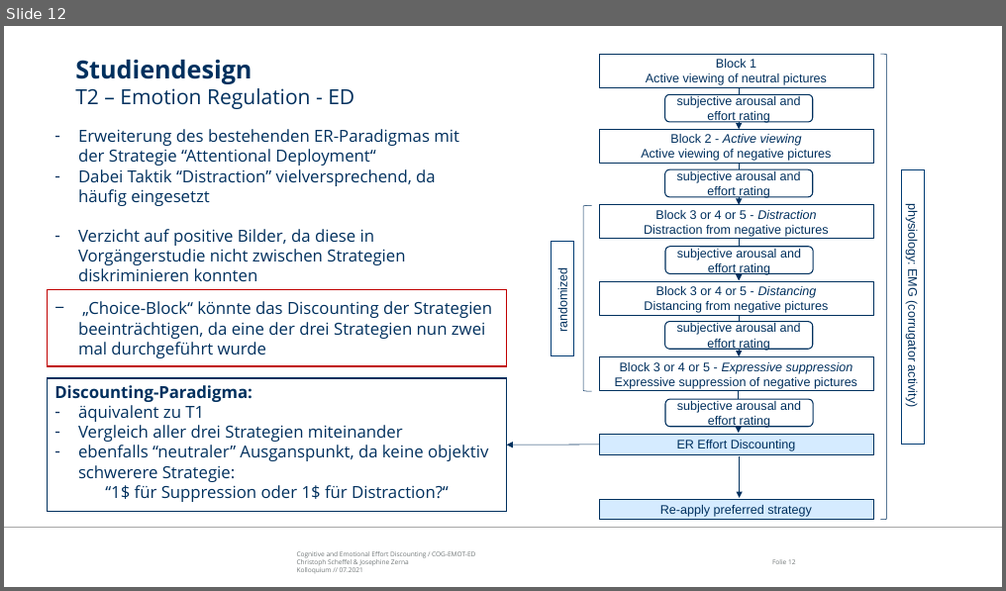
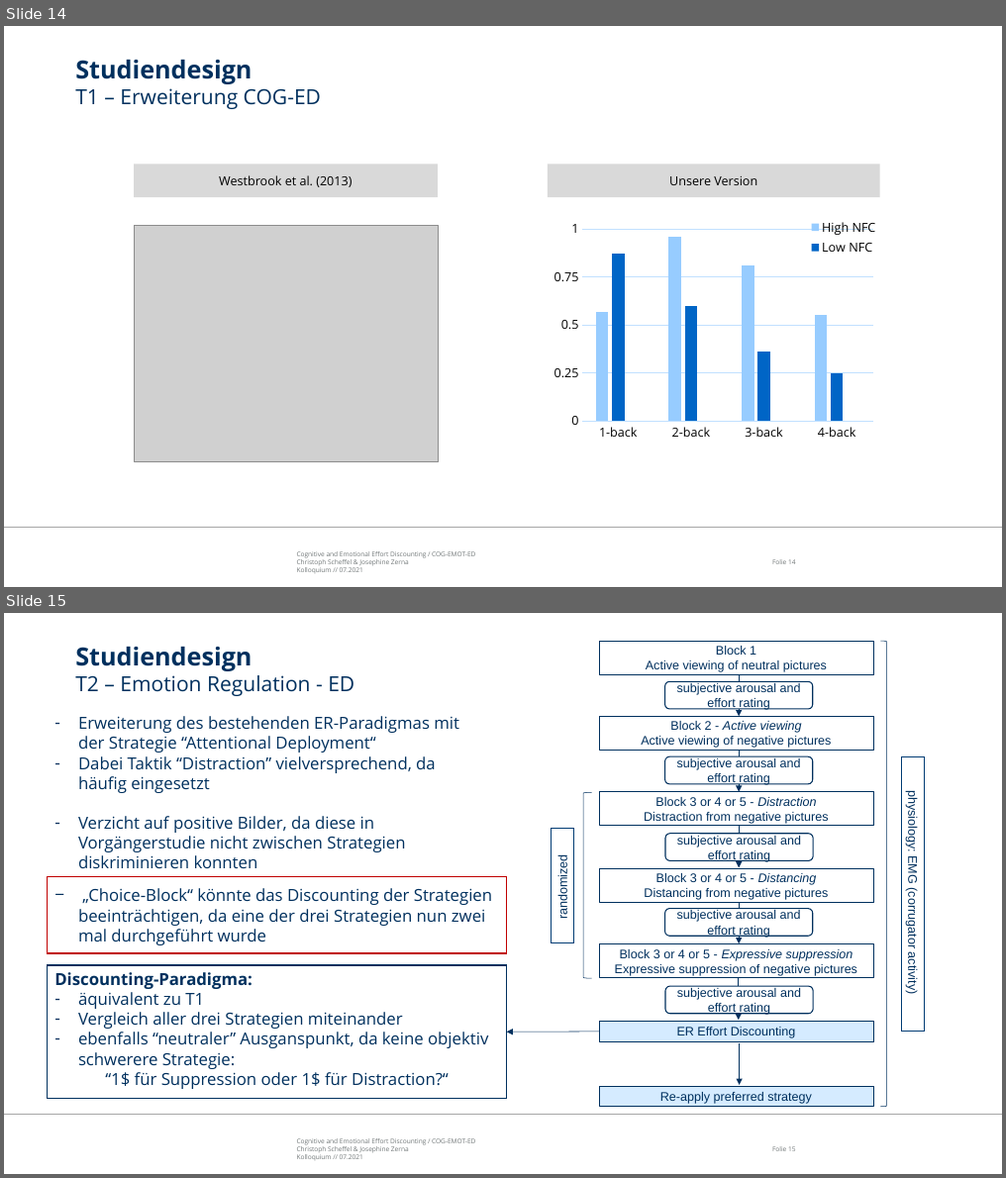
Before and after one commit to ChScheffel/CAD, a slide deck: 99_Thinktank/Talks/21-07-06_Kolloquium/Kolloquium_COG-ER-ED.pptx. Shown one above the other, each under a label of ours: slide 12 before the commit, slides 14 and 15 after it. The pictures are 1006x591 and 1006x1178 pixels, drawn with LibreOffice and Linux fonts; fonts in the diff are those of the drawing; grey boxes stand for pictures; background and template pictures are left out. Boxes give left, top, right and bottom in pixels: in the first picture for what was removed or moved away, otherwise in the second. Text is boxed around its words. In the diff, an @@ line names an element or a change of style, - is before the commit and + after.

```diff
--- a/99_Thinktank/Talks/21-07-06_Kolloquium/Kolloquium_COG-ER-ED.pptx
+++ b/99_Thinktank/Talks/21-07-06_Kolloquium/Kolloquium_COG-ER-ED.pptx
@@ slide 14 added at (x1=4, y1=26, x2=1002, y2=587), background #FFFFFF; not listed: 3 template elements that a slide beside it also shows @@
@@ title added at (x1=75, y1=60, x2=321, y2=109), 20 pt, text #00305E @@
+Studiendesign
+T1 – Erweiterung COG-ED
@@ rectangle added at (x1=134, y1=164, x2=438, y2=197), fill #D9D9D9, 12 pt, text #000000 @@
+Westbrook et al. (2013)
@@ rectangle added at (x1=548, y1=164, x2=880, y2=197), fill #D9D9D9, 12 pt, text #000000 @@
+Unsere Version
@@ picture added at (x1=134, y1=226, x2=438, y2=463) @@
@@ column chart added at (x1=548, y1=216, x2=880, y2=446) @@
+categories: 1-back, 2-back, 3-back, 4-back
+High NFC: 0.57, 0.96, 0.81, 0.55
+Low NFC: 0.87, 0.6, 0.36, 0.25
+Series 3: -, -, -, -
@@ what was slide 12 is now slide 15 @@
```
Also in this commit, not shown: 7 slides changed, 3 other slides added, 1 slide removed.
